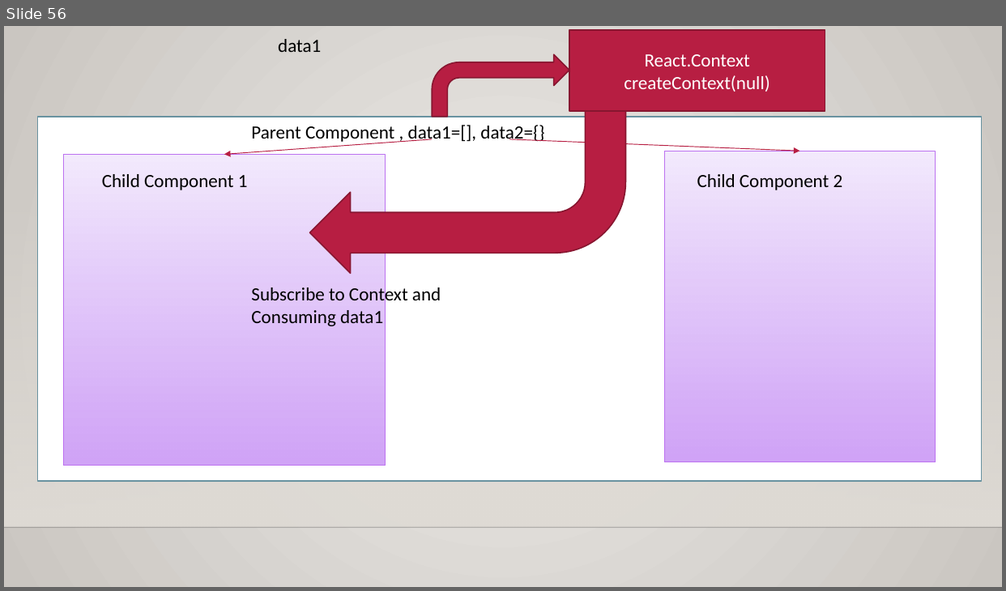
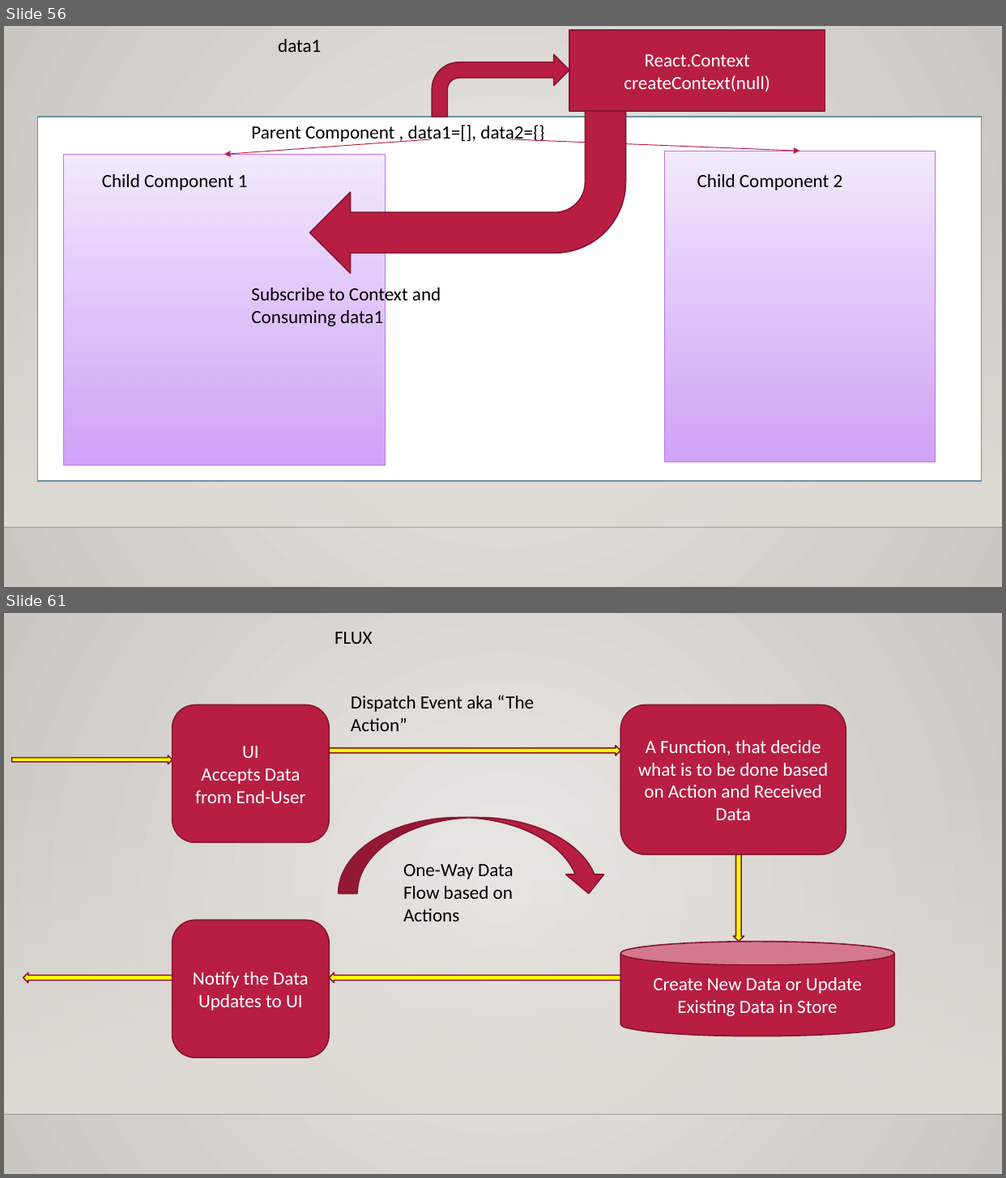
Before and after one commit to maheshsabnis/blazejan2021, a slide deck: Training_Notes_PPTs.pptx. Shown one above the other, each under a label of ours: slide 56 before the commit, slides 56 and 61 after it; the slides between them are not shown. The pictures are 1006x591 and 1006x1178 pixels, drawn with LibreOffice and Linux fonts; fonts in the diff are those of the drawing; background and template pictures are left out. Boxes give left, top, right and bottom in pixels: in the first picture for what was removed or moved away, otherwise in the second. Text is boxed around its words. In the diff, an @@ line names an element or a change of style, - is before the commit and + after.

```diff
--- a/Training_Notes_PPTs.pptx
+++ b/Training_Notes_PPTs.pptx
@@ slide 61 added at <box>4,613,1002,1174</box>, background gradient #ECEAE7 to #CAC7C1; not listed: 2 template elements that a slide beside it also shows @@
@@ text added at <box>334,632,373,644</box>, 18 pt, text #000000 @@
+FLUX
@@ rounded rectangle added at <box>172,705,330,843</box>, fill #B71E42, outline #871631 1.25 pt, 18 pt, text #FFFFFF @@
+UI
+Accepts Data from End-User
@@ text added at <box>351,695,535,731</box>, 18 pt, text #000000 @@
+Dispatch Event aka “The Action”
@@ rounded rectangle added at <box>621,705,846,855</box>, fill #B71E42, outline #871631 1.25 pt, 18 pt, text #FFFFFF @@
+A Function, that decide what is to be done based on Action and Received Data
@@ right arrow added at <box>11,756,172,764</box>, fill #FFFF00, outline #871631 1.25 pt @@
@@ right arrow added at <box>329,746,621,756</box>, fill #FFFF00, outline #871631 1.25 pt @@
@@ curved down arrow added at <box>339,817,608,894</box>, fill #B71E42, outline #871631 1.25 pt @@
@@ down arrow added at <box>733,855,744,942</box>, fill #FFFF00, outline #871631 1.25 pt @@
@@ text added at <box>403,864,513,922</box>, 18 pt, text #000000 @@
+One-Way Data Flow based on Actions
@@ rounded rectangle added at <box>172,920,330,1058</box>, fill #B71E42, outline #871631 1.25 pt, 18 pt, text #FFFFFF @@
+Notify the Data Updates to UI
@@ cylinder added at <box>621,942,895,1037</box>, fill #B71E42, outline #871631 1.25 pt, 18 pt, text #FFFFFF @@
+Create New Data or Update Existing Data in Store
@@ left arrow added at <box>23,973,172,983</box>, fill #FFFF00, outline #871631 1.25 pt @@
@@ left arrow added at <box>329,973,621,983</box>, fill #FFFF00, outline #871631 1.25 pt @@
```
Also in this commit, not shown: 1 slide changed, 3 other slides added, 4 other files.
